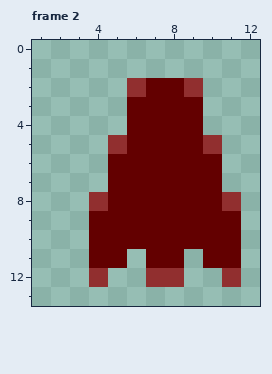
Edited in one commit: pixel-art file (assets/sprites/house/starpath_arrow.ase). This is how it looked before the edit.
16x16 pixels, 2 frames. Shown: frame 2: x 1..12, y 0..13. The commit also changed other frames, which this record leaves out.
Once edited:
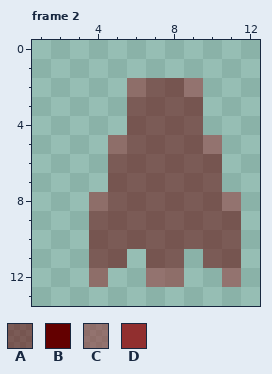
Palette (. is transparent): A #63000085  B #630000  C #912f2f85  D #912f2f
From old to new:
layer "Layer 1" opacity 100% -> 52%
Changed rows in their new state; - is an unchanged pixel.
Frame 2:
first column x 4:
 2 --CAAC--
 3 --AAAA--
 4 --AAAA--
 5 -CAAAAC-
 6 -AAAAAA-
 7 -AAAAAA-
 8 CAAAAAAC
 9 AAAAAAAA
10 AAAAAAAA
11 AA-AA-AA
12 C--CC--C
Where, in picture pixels (left, top, right, bottom), the same in both pictures:
changed: (89, 78, 241, 287)
